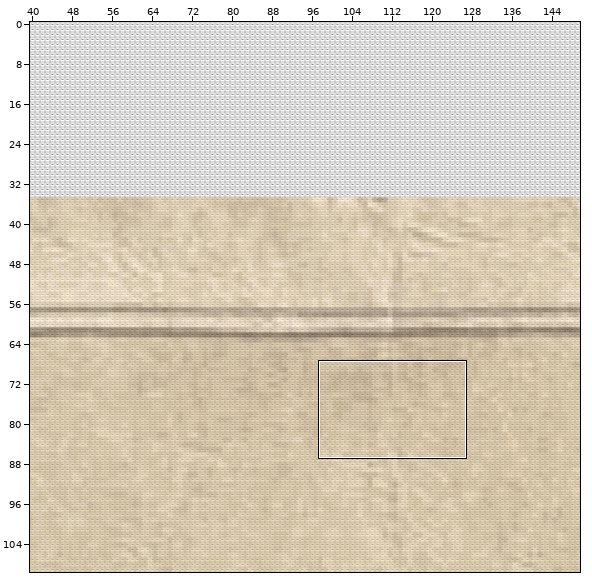
An edit to a level. Tiled map, forge-gui/res/adventure/MiddleEarth/world/middleearth/chunk_6_1.tmx. Above: a wide view before the commit, with the close-up outlined.
Close-up. First the earlier version:
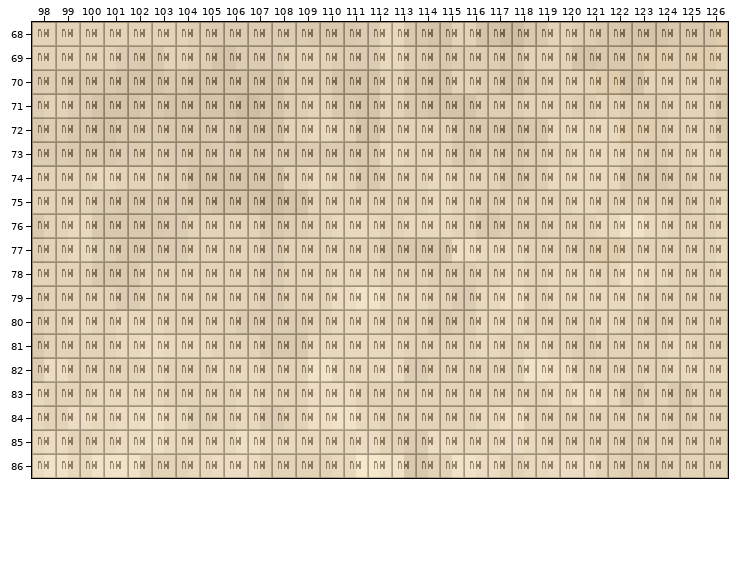
Cells are 16x16 px. Shown: x 98..126, y 68..86. The commit also changed other parts of the map, which this record leaves out.
After the commit:
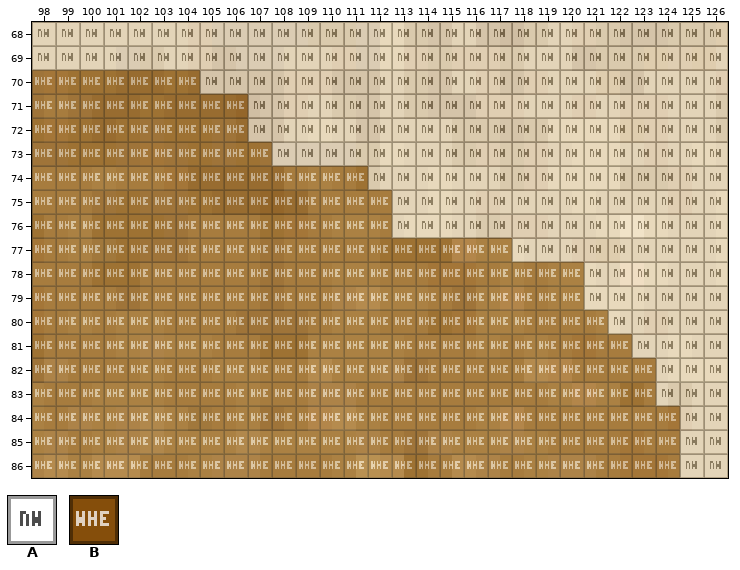
Key: from "biomes": A 1 "northern_waste", B 50 "withered_heath".
_ is an empty cell.
Commit: finish biomes
What changed:
{"where": "layer \"Biomes\""}
{"y":70,"x":98,"old":"AAAAAAA","new":"BBBBBBB"}
{"y":71,"x":98,"old":"AAAAAAAAA","new":"BBBBBBBBB"}
{"y":72,"x":98,"old":"AAAAAAAAA","new":"BBBBBBBBB"}
{"y":73,"x":98,"old":"AAAAAAAAAA","new":"BBBBBBBBBB"}
{"y":74,"x":98,"old":"AAAAAAAAAAAAAA","new":"BBBBBBBBBBBBBB"}
{"y":75,"x":98,"old":"AAAAAAAAAAAAAAA","new":"BBBBBBBBBBBBBBB"}
{"y":76,"x":98,"old":"AAAAAAAAAAAAAAA","new":"BBBBBBBBBBBBBBB"}
{"y":77,"x":98,"old":"AAAAAAAAAAAAAAAAAAAA","new":"BBBBBBBBBBBBBBBBBBBB"}
{"y":78,"x":98,"old":"AAAAAAAAAAAAAAAAAAAAAAA","new":"BBBBBBBBBBBBBBBBBBBBBBB"}
{"y":79,"x":98,"old":"AAAAAAAAAAAAAAAAAAAAAAA","new":"BBBBBBBBBBBBBBBBBBBBBBB"}
{"y":80,"x":98,"old":"AAAAAAAAAAAAAAAAAAAAAAAA","new":"BBBBBBBBBBBBBBBBBBBBBBBB"}
{"y":81,"x":98,"old":"AAAAAAAAAAAAAAAAAAAAAAAAA","new":"BBBBBBBBBBBBBBBBBBBBBBBBB"}
{"y":82,"x":98,"old":"AAAAAAAAAAAAAAAAAAAAAAAAAA","new":"BBBBBBBBBBBBBBBBBBBBBBBBBB"}
{"y":83,"x":98,"old":"AAAAAAAAAAAAAAAAAAAAAAAAAA","new":"BBBBBBBBBBBBBBBBBBBBBBBBBB"}
{"y":84,"x":98,"old":"AAAAAAAAAAAAAAAAAAAAAAAAAAA","new":"BBBBBBBBBBBBBBBBBBBBBBBBBBB"}
{"y":85,"x":98,"old":"AAAAAAAAAAAAAAAAAAAAAAAAAAA","new":"BBBBBBBBBBBBBBBBBBBBBBBBBBB"}
{"y":86,"x":98,"old":"AAAAAAAAAAAAAAAAAAAAAAAAAAA","new":"BBBBBBBBBBBBBBBBBBBBBBBBBBB"}
{"label":"changed","picture_box":[32,70,680,478]}
